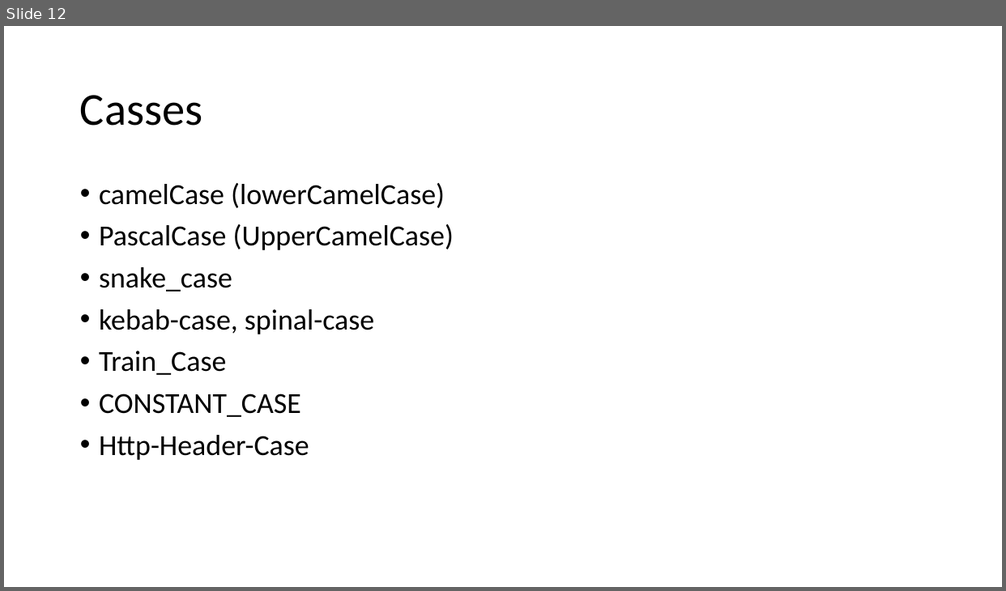
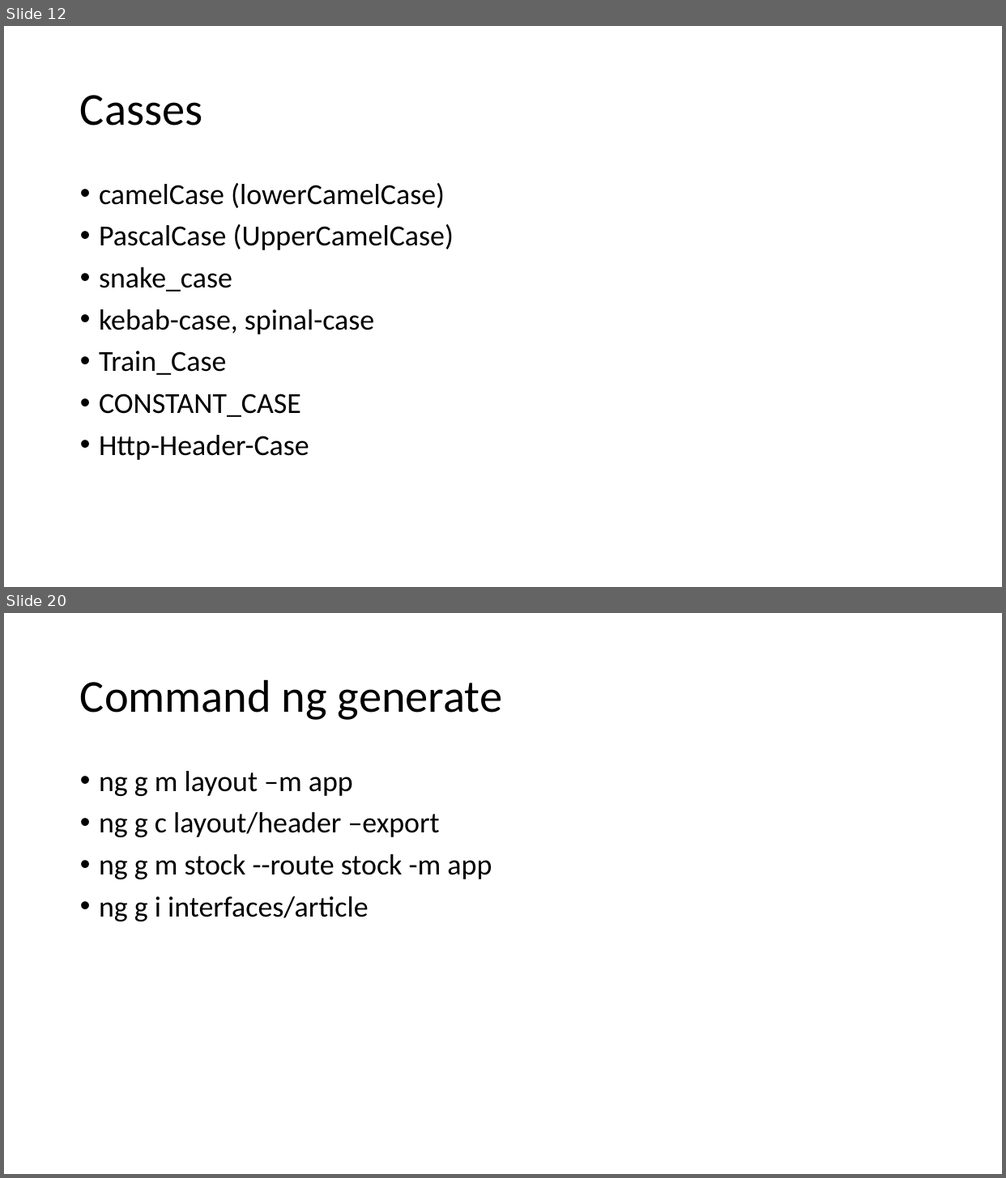
Before and after one commit to jlg-formation/agucv1-mai-2022, a slide deck: notes.pptx. Shown one above the other, each under a label of ours: slide 12 before the commit, slides 12 and 20 after it; the slides between them are not shown. The pictures are 1006x591 and 1006x1178 pixels, drawn with LibreOffice and Linux fonts; fonts in the diff are those of the drawing. Boxes give left, top, right and bottom in pixels: in the first picture for what was removed or moved away, otherwise in the second. Text is boxed around its words. In the diff, an @@ line names an element or a change of style, - is before the commit and + after.

```diff
--- a/notes.pptx
+++ b/notes.pptx
@@ slide 20 added at box(4, 613, 1002, 1174), background #FFFFFF @@
@@ title added at box(80, 679, 502, 720), 44 pt, text #000000 @@
+Command ng generate
@@ text added at box(99, 771, 492, 922), 28 pt, text #000000 @@
+• ng g m layout –m app
+• ng g c layout/header –export
+• ng g m stock --route stock -m app
+• ng g i interfaces/article
```
Also in this commit, not shown: 2 slides changed, 10 other slides added.
